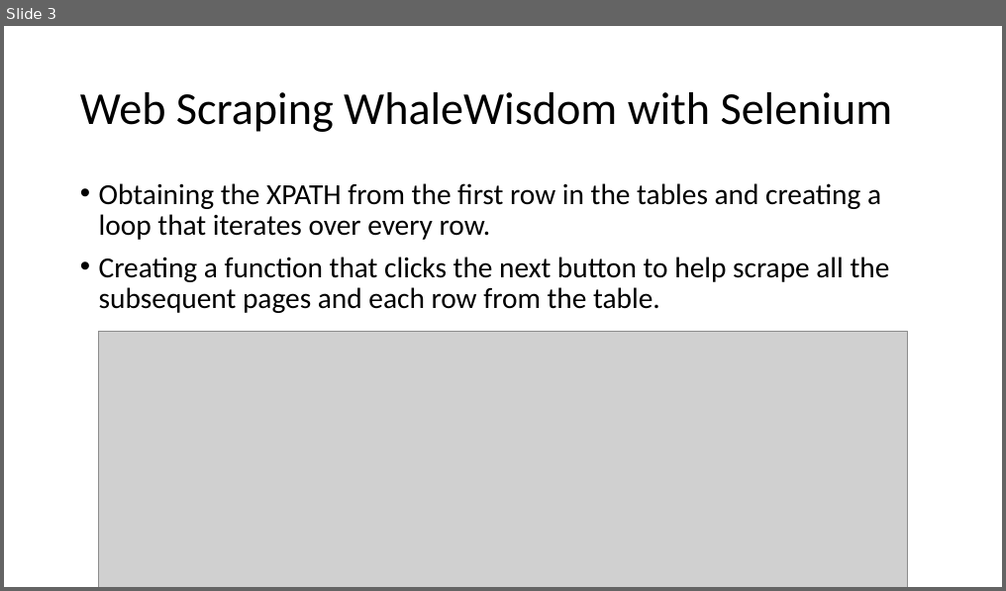
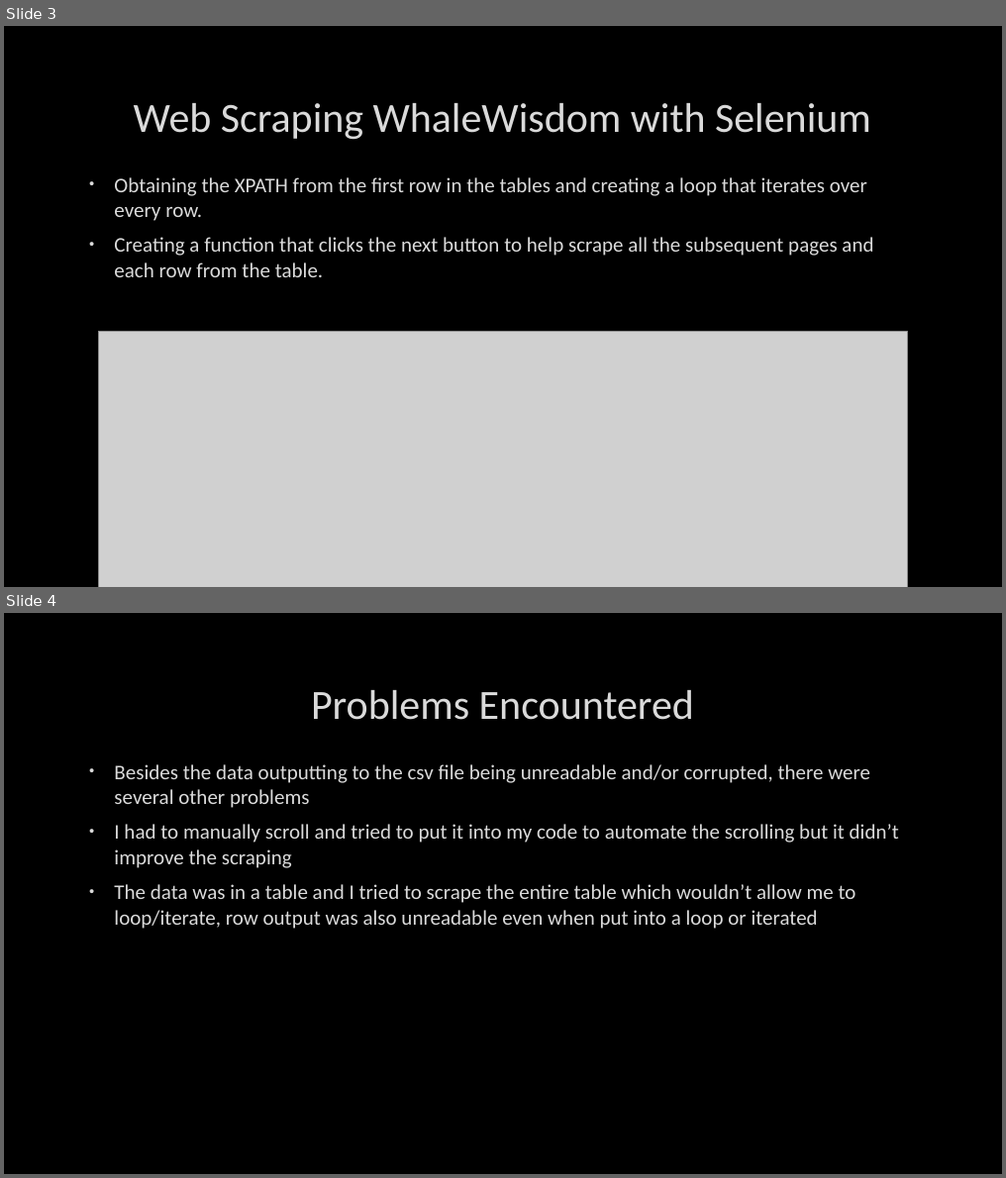
Before and after one commit to j-gonzal/web_scraping_project, a slide deck: Web Scraping WhaleWisdom.pptx. Shown one above the other, each under a label of ours: slide 3 before the commit, slides 3 and 4 after it. The pictures are 1006x591 and 1006x1178 pixels, drawn with LibreOffice and Linux fonts; fonts in the diff are those of the drawing; grey boxes stand for pictures; background and template pictures are left out. Boxes give left, top, right and bottom in pixels: in the first picture for what was removed or moved away, otherwise in the second. Text is boxed around its words. In the diff, an @@ line names an element or a change of style, - is before the commit and + after.

```diff
--- a/Web Scraping WhaleWisdom.pptx
+++ b/Web Scraping WhaleWisdom.pptx
@@ slide 4 added at (x1=4, y1=613, x2=1002, y2=1174), background picture (left out) @@
@@ title added at (x1=311, y1=690, x2=694, y2=720), 40 pt, text #DADADA @@
+Problems Encountered
@@ text added at (x1=114, y1=764, x2=899, y2=929), 20 pt, text #DADADA @@
+• Besides the data outputting to the csv file being unreadable and/or corrupted, there were several other problems
+• I had to manually scroll and tried to put it into my code to automate the scrolling but it didn’t improve the scraping
+• The data was in a table and I tried to scrape the entire table which wouldn’t allow me to loop/iterate, row output was also unreadable even when put into a loop or iterated
@@ slide 3 changed as well @@
@@ background #FFFFFF to picture (left out) @@
@@ title "Web Scraping WhaleWisdom with Selenium" moved from (x1=80, y1=92, x2=893, y2=132) to (x1=134, y1=103, x2=871, y2=140) @@
@@ title "Web Scraping WhaleWisdom with Selenium" at (x1=134, y1=103, x2=871, y2=140): size 44 to 40 pt, text colour #000000 to #DADADA, letter outline none to #404040 0.75 pt; alignment left to centre; line spacing 0.9 to 1 @@
@@ text "Obtaining the XPATH from the ..." moved from (x1=99, y1=183, x2=890, y2=313) to (x1=114, y1=177, x2=873, y2=277) @@
@@ text "Obtaining the XPATH from the ..." at (x1=114, y1=177, x2=873, y2=277): size 28 to 20 pt, text colour #000000 to #DADADA, letter outline none to #404040 0.75 pt; indent changed; line spacing 0.9 to 1 @@
```
Also in this commit, not shown: 5 other slides changed, 2 other slides added, 2 other files.
